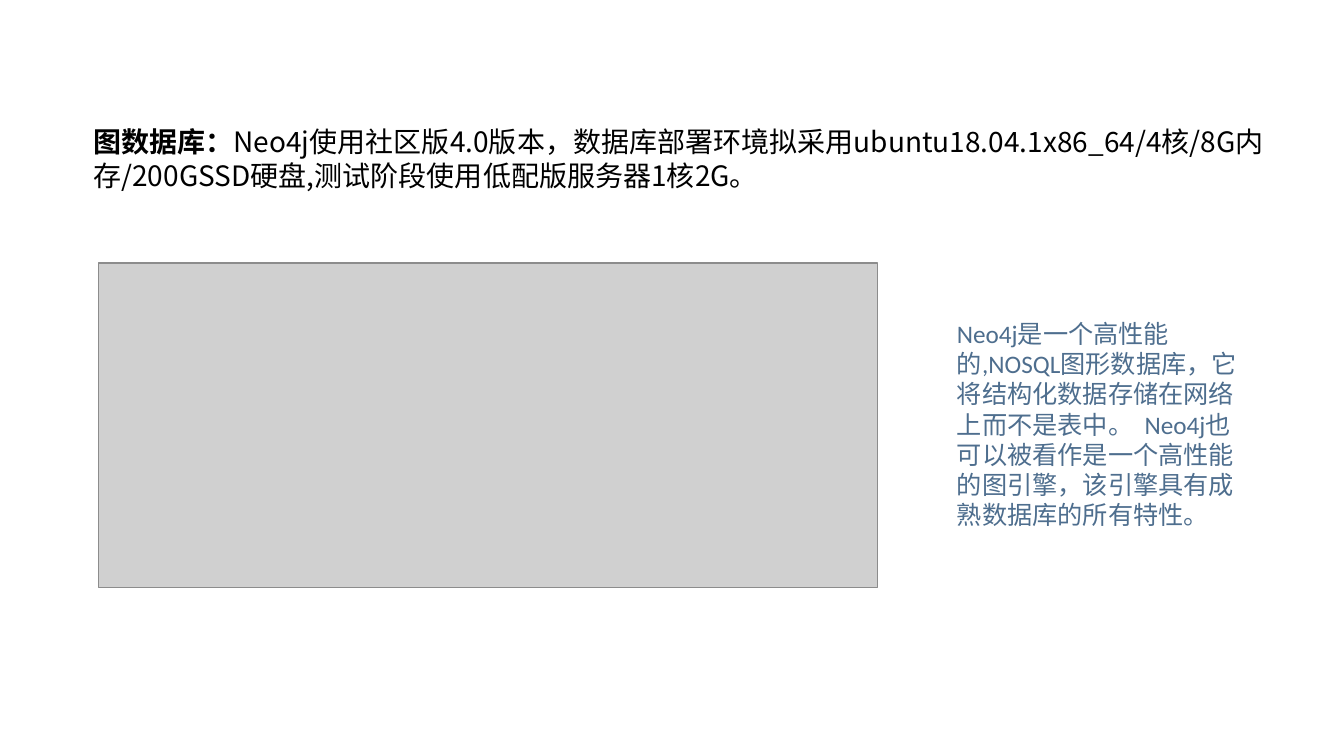
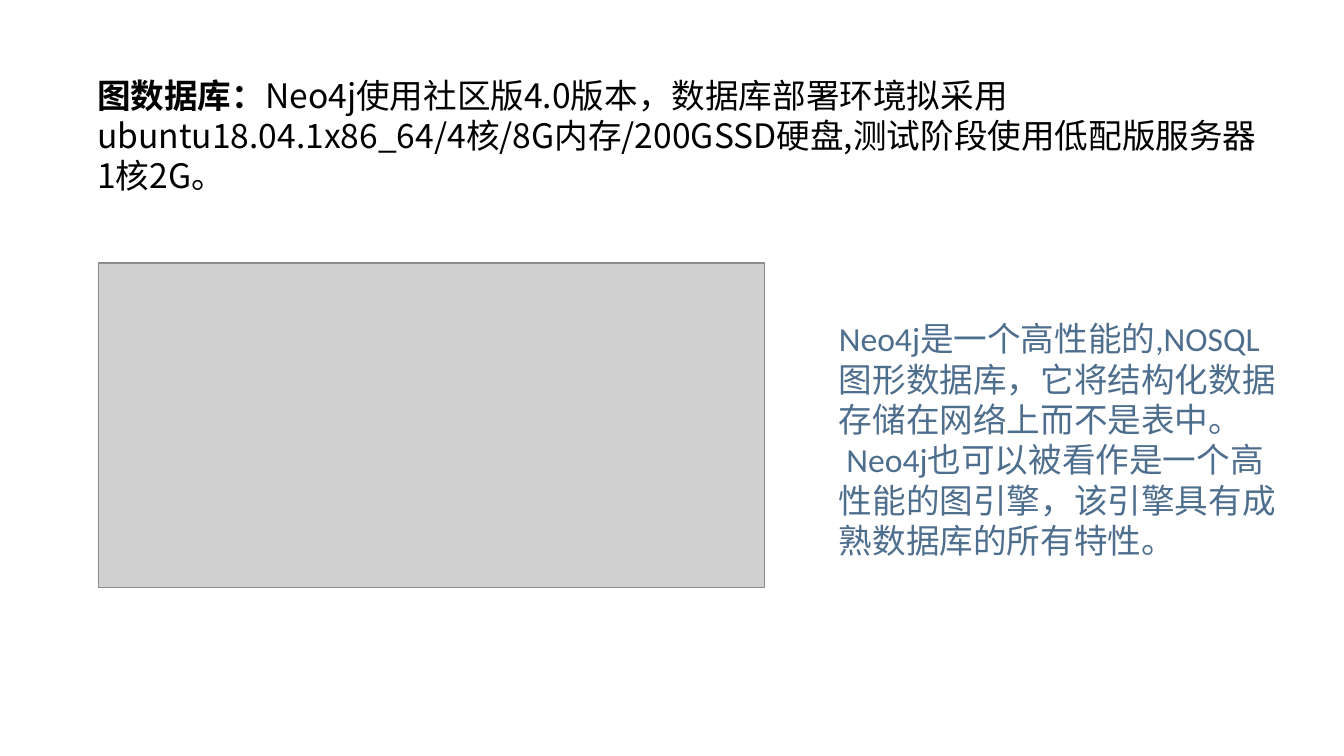
Before and after one commit to chendaye/Interview_xmind, a slide deck: slide 21 of graduate/开题报告-陈小龙.pptx (slide 19 before the commit). Drawn at 1344x756 pixels with LibreOffice and Linux fonts; fonts in the diff are those of the drawing; grey boxes stand for pictures. Boxes give left, top, right and bottom in pixels: in the first picture for what was removed or moved away, otherwise in the second. Text is boxed around its words. In the diff, an @@ line names an element or a change of style, - is before the commit and + after.

```diff
--- a/graduate/开题报告-陈小龙.pptx
+++ b/graduate/开题报告-陈小龙.pptx
@@ text "图数据库：Neo4j使用社区版4.0版本，数据库部署环境拟采用ubuntu18.04.1x86_64/4核/8G内存/2 ...": place and size @@
-text "图数据库：Neo4j使用社区版4.0版本，数据库部署环境拟采用ubuntu18.04.1x86_64/4核/8G内存/2 ..." at <box>93,128,1263,191</box>
+text "图数据库：Neo4j使用社区版4.0版本，数据库部署环境拟采用ubuntu18.04.1x86_64/4核/8G内存/2 ..." at <box>97,79,1256,191</box>
@@ text "图数据库：Neo4j使用社区版4.0版本，数据库部署环境拟采用ubuntu18.04.1x86_64/4核/8G内存/2 ..." at <box>97,79,1256,191</box>: size 20 to 24 pt @@
@@ picture: place and size @@
-picture at <box>99,263,878,588</box>
+picture at <box>99,263,765,588</box>
@@ text "Neo4j是一个高性能的,NOSQL图形数据库，它将结构化数据存储在网络上而不是表中。 Neo4j也可以被看作是一个高性 ...": place and size @@
-text "Neo4j是一个高性能的,NOSQL图形数据库，它将结构化数据存储在网络上而不是表中。 Neo4j也可以被看作是一个高性 ..." at <box>957,347,1237,526</box>
+text "Neo4j是一个高性能的,NOSQL图形数据库，它将结构化数据存储在网络上而不是表中。 Neo4j也可以被看作是一个高性 ..." at <box>839,324,1276,556</box>
@@ text "Neo4j是一个高性能的,NOSQL图形数据库，它将结构化数据存储在网络上而不是表中。 Neo4j也可以被看作是一个高性 ..." at <box>839,324,1276,556</box>: size 18 to 24 pt @@
```
Also in this commit, not shown: 11 other slides changed, 9 slides added, 5 slides removed.
